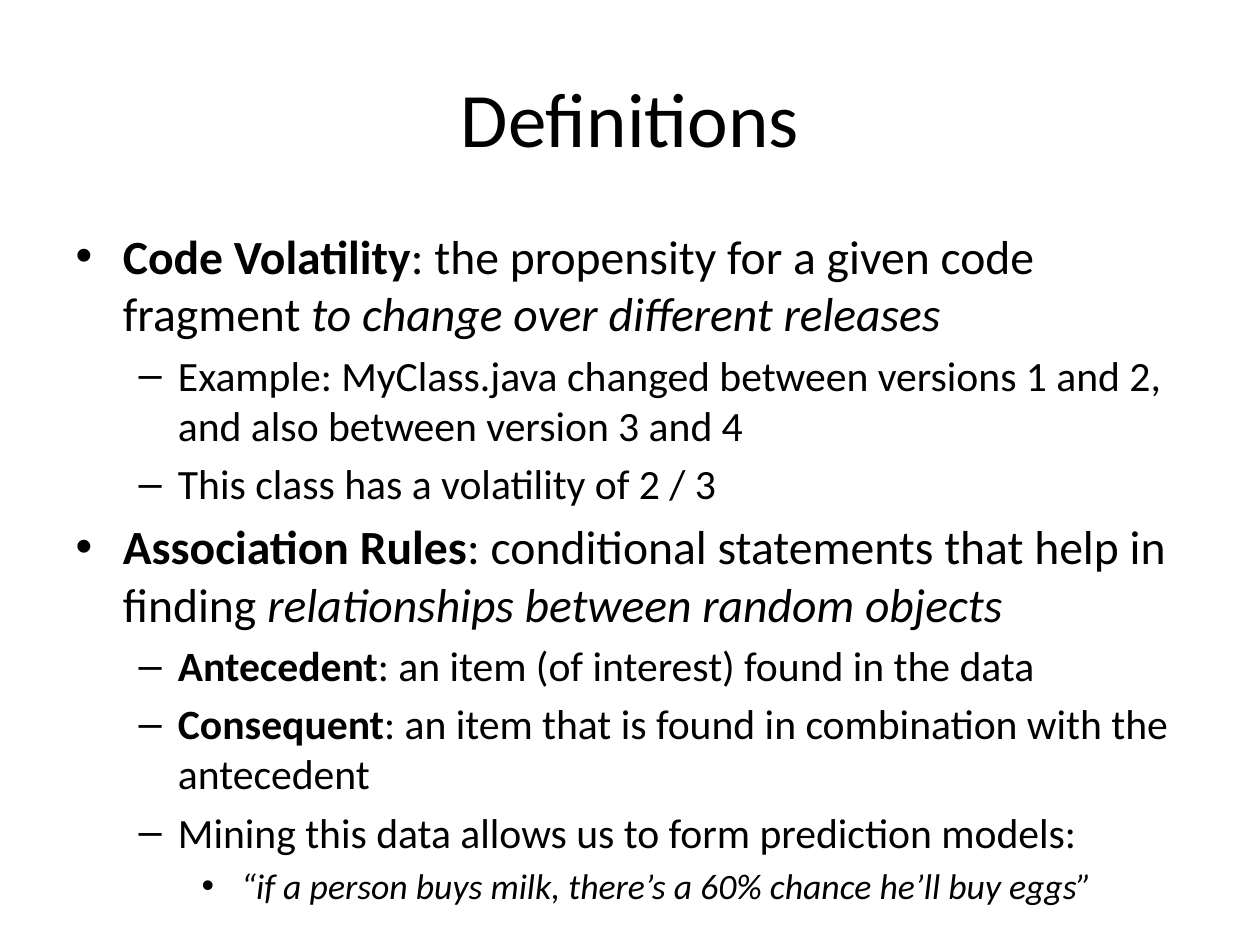
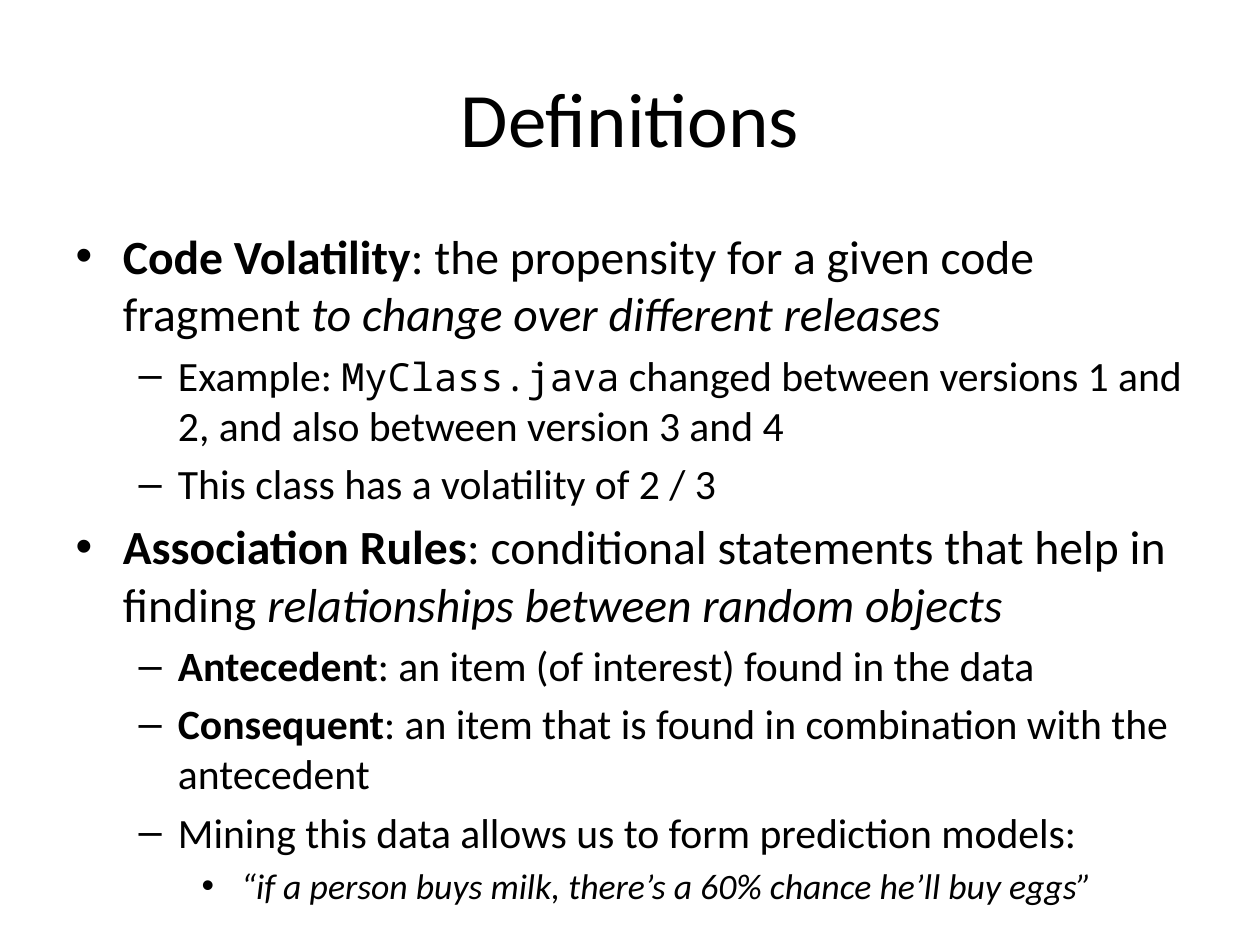
Before and after one commit to tajmilur-rahman/SOEN6611, a slide deck: slide 2 of milestones/Group_Presentation_Volatility_Amish.pptx. Drawn at 1260x945 pixels with LibreOffice and Linux fonts; fonts in the diff are those of the drawing. Boxes give left, top, right and bottom in pixels: in the first picture for what was removed or moved away, otherwise in the second. Text is boxed around its words. In the diff, an @@ line names an element or a change of style, - is before the commit and + after.

```diff
--- a/milestones/Group_Presentation_Volatility_Amish.pptx
+++ b/milestones/Group_Presentation_Volatility_Amish.pptx
@@ text at bbox=[178, 361, 1182, 446]: size 23.8 to 22.1 pt, font Calibri to Noto Sans Mono in "MyClass.java" @@
```
Also in this commit, not shown: 7 other slides changed, 4 slides added.
